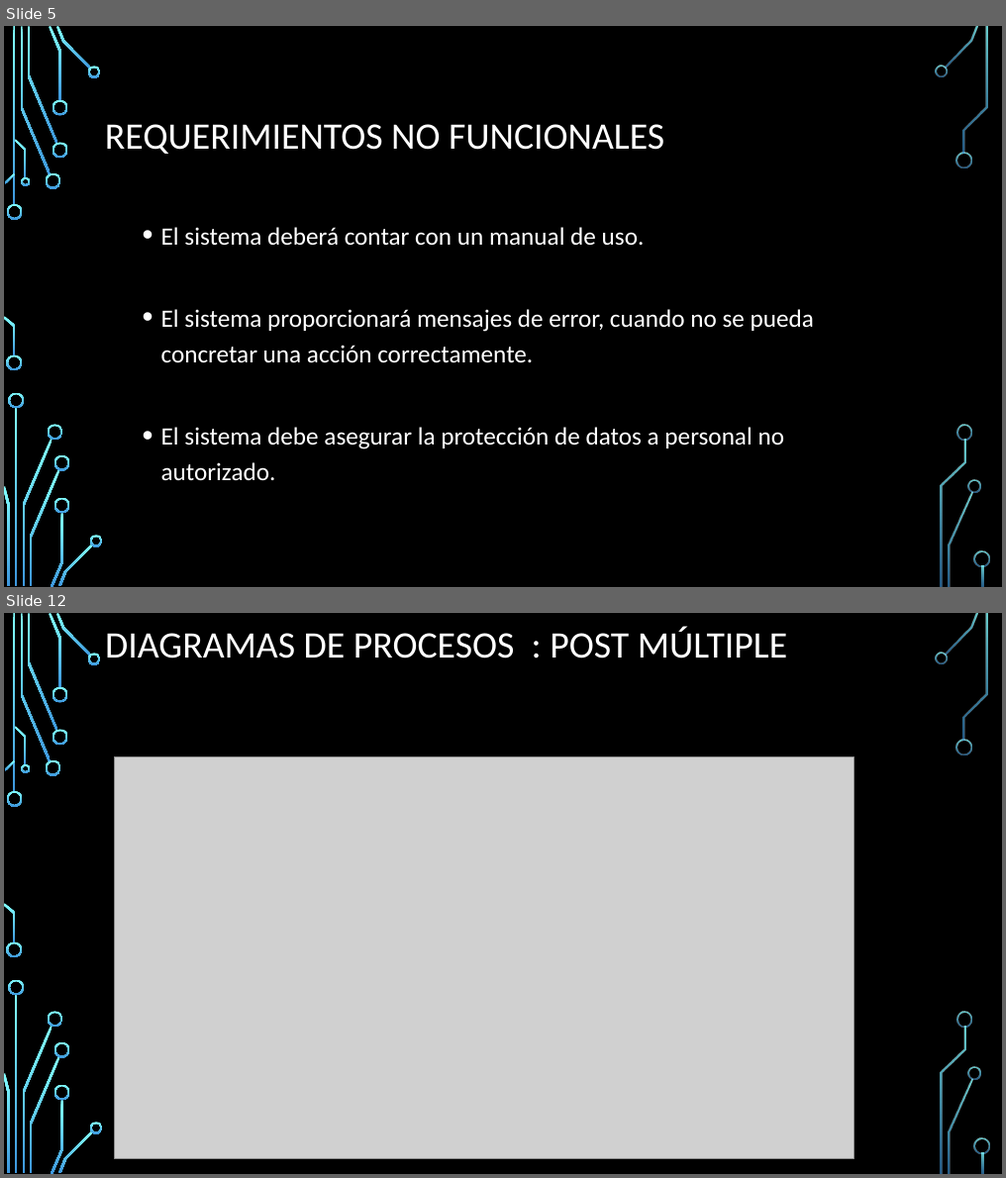
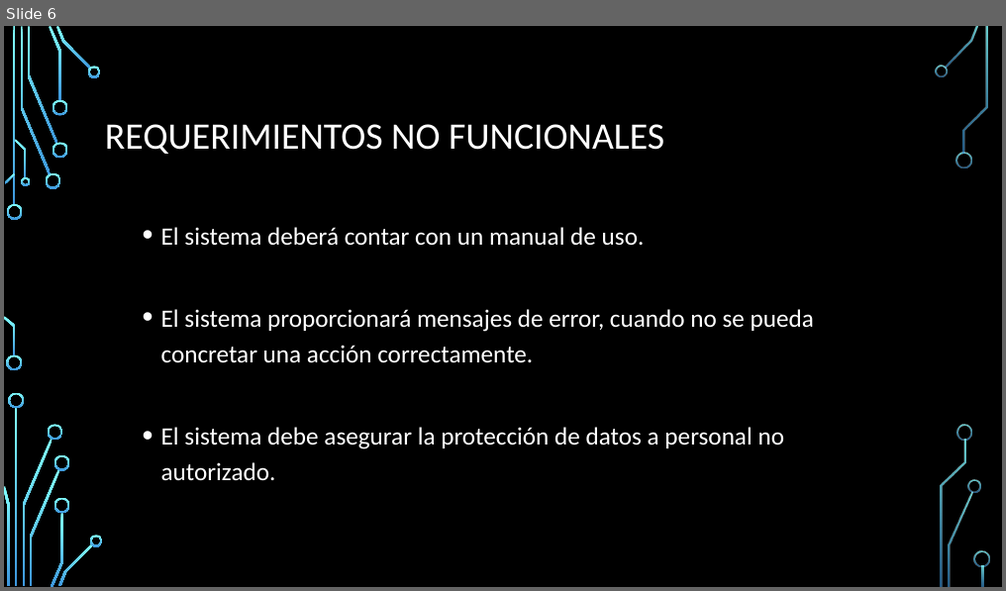
Before and after one commit to Adescafu/INFO264_Proyecto, a slide deck: presentacion.pptx. Shown one above the other, each under a label of ours: slides 5 and 12 before the commit, slide 6 after it; the slides between them are not shown. The pictures are 1006x1178 and 1006x591 pixels, drawn with LibreOffice and Linux fonts; fonts in the diff are those of the drawing; grey boxes stand for pictures; background and template pictures are left out. Boxes give left, top, right and bottom in pixels: in the first picture for what was removed or moved away, otherwise in the second. Text is boxed around its words. In the diff, an @@ line names an element or a change of style, - is before the commit and + after.

```diff
--- a/presentacion.pptx
+++ b/presentacion.pptx
@@ slide 12 removed at (x1=4, y1=613, x2=1002, y2=1174), background picture (left out); not listed: 36 template elements that a slide beside it also shows @@
@@ title removed at (x1=105, y1=626, x2=787, y2=659) @@
-DIAGRAMAS DE PROCESOS : POST MÚLTIPLE
@@ picture removed at (x1=115, y1=757, x2=853, y2=1159) @@
@@ what was slide 5 is now slide 6 @@
```
Also in this commit, not shown: 7 slides changed, 2 slides added, 4 other slides removed.
